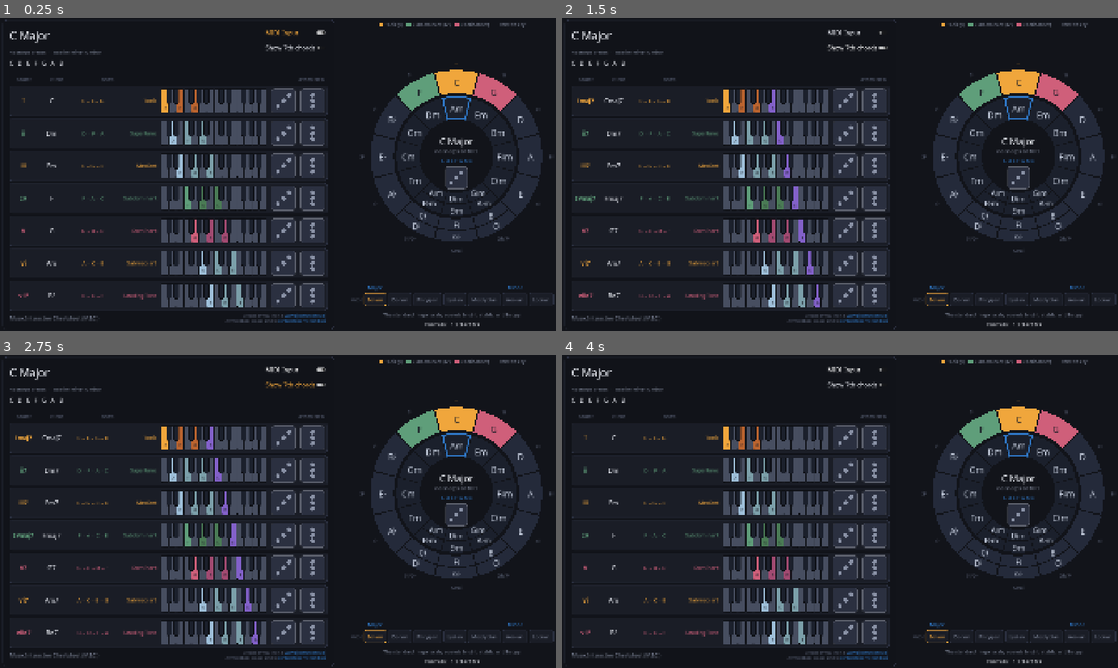
Above: before the commit, frames 1-4 (two rows, left to right).
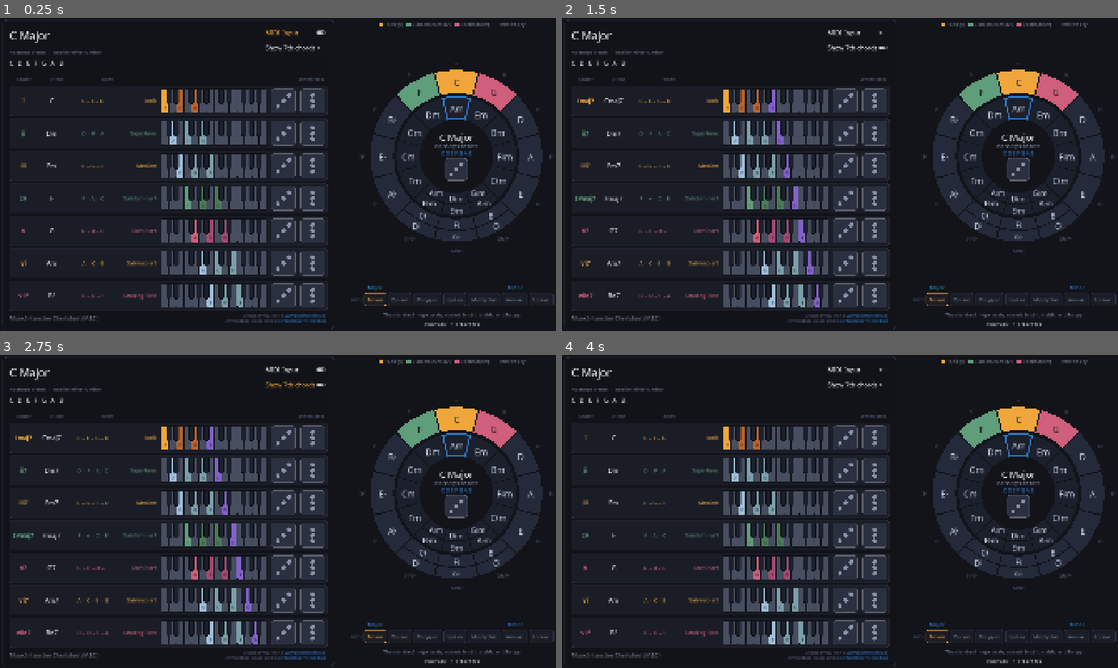
Above: after the commit, the same moments.

Repository: Square-Atom/mic
Game: Godot game, scene res://scenes/main.tscn
Two runs of this game, one before a commit and one after it. Both use one fixed random seed, a clock stepped at 60 frames per second and the inputs below.
Inputs:
- Up to frame 1 (0.25 s): no input
- Up to frame 2 (1.5 s): click "MIDI Input" at 0.5 s; click "Show 7th chords" at 1.25 s
- Up to frame 3 (2.75 s): click "MIDI Input" at 2 s
- Up to frame 4 (4 s): click "Show 7th chords" at 2.75 s; click "MIDI Input" at 3.5 s

The runs differ from the first frame. In frame 1, 0.6% of the frame differs, in the area x 78-86%, y 36-55%; in frame 2, 0.6%; in frame 3, 0.6%; in frame 4, 0.6%.

Commit message:
Lay the circle's readout out against the hole it sits in
The button was a fixed size and the three lines sat at fixed fractions,
which cannot be right for both orientations at once: the hole is 125px in
landscape and about 207 in a phone's full-width circle. Tuned for
landscape it left the readout marooned in the middle of a phone's circle;
tuned for the phone it would not have fitted landscape at all.

The block is measured now. It is centred in the hole, then pushed down if
the title would leave it - the title is the widest line and the one
nearest the top, where the circle has already closed in, so it is always
what runs out of room first. The button is a fraction of the hole.

On a phone that moves the title up 12px and takes the button from 76 to
126. In landscape it lands on 76 and a title within half a pixel of where
it already was, so nothing there moves.

Co-Authored-By: Claude Opus 5 <noreply@anthropic.com>

Diff:
--- a/scripts/ui/circle_of_fifths.gd
+++ b/scripts/ui/circle_of_fifths.gd
@@ -25,23 +25,18 @@
 ## too small to read would be a worse answer than one slightly too long.
 const SCALE_MIN_FONT := 8
 
-## The play-scale button. Sized to match the chord rows' buttons, since it is
-## the same control doing the same job, and placed below the scale line as a
-## fraction of the hole radius.
-const PLAY_BUTTON_SIZE := Vector2(76.0, 76.0)
-const PLAY_BUTTON_Y := 0.60
-
-## Where each line of the centre readout sits, as a fraction of the hole radius
-## from the middle; negative is upward.
-##
-## The three lines are packed into the upper half to leave the lower half to
-## the button. The tight case is landscape, where the hole is only 125px: a
-## 76px button's bottom corners have to stay inside that, and the title - 218px
-## at its widest, G# Mixolydian - has to stay inside it near the top, where the
-## circle is already narrowing.
-const READOUT_TITLE_Y := -0.44
-const READOUT_SIGNATURE_Y := -0.14
-const READOUT_SCALE_Y := 0.12
+## The play-scale button, measured against the hole rather than fixed. The hole
+## runs from 125px in landscape to about 207 in a full-width portrait circle, and
+## a single size cannot suit both: what fits landscape is lost in the middle of a
+## phone's circle, and what suits the phone will not fit landscape at all.
+const BUTTON_RATIO := 0.61
+const BUTTON_MIN := 44.0
+const BUTTON_MAX := 140.0
+
+## The space between the readout's lines, and the wider space above the button,
+## as fractions of the hole radius.
+const READOUT_GAP := 0.06
+const BUTTON_GAP := 0.08
 
 ## Circle size as a fraction of the square it is given. Under 1.0 so the chord
 ## panel can take the width back, and so there is slack to shift into.
@@ -129,11 +124,13 @@
 		segment.position = Vector2.ZERO
 		segment.size = size
 		segment.configure(_centre, inner, outer, start, start + SECTOR)
-	if _play_scale != null:
-		var hole := _radius * R_MINOR_INNER
-		_play_scale.size = PLAY_BUTTON_SIZE
-		_play_scale.position = _centre + Vector2(0.0, hole * PLAY_BUTTON_Y)
-		_play_scale.position -= PLAY_BUTTON_SIZE * 0.5
+	var font := get_theme_default_font()
+	if _play_scale != null and font != null:
+		var metrics := _readout_metrics(font, _radius * R_MINOR_INNER)
+		var side := float(metrics["button"])
+		_play_scale.size = Vector2(side, side)
+		_play_scale.position = _centre + Vector2(0.0, float(metrics["button_y"]))
+		_play_scale.position -= Vector2(side, side) * 0.5
 	queue_redraw()
 
 
@@ -282,25 +279,70 @@
 ## the single most useful thing to have in view while reading the chord list.
 func _draw_centre_readout(font: Font) -> void:
 	var key := AppState.selected_key
-	var hole := _radius * R_MINOR_INNER
+	var metrics := _readout_metrics(font, _radius * R_MINOR_INNER)
+	_draw_centred(font, key.display_name(), int(metrics["title_size"]),
+			_centre + Vector2(0.0, float(metrics["title_y"])), Palette.TEXT)
+	_draw_centred(font, MusicTheory.signature_text(key), int(metrics["body_size"]),
+			_centre + Vector2(0.0, float(metrics["signature_y"])), Palette.TEXT_DIM)
+	_draw_centred(font, str(metrics["scale_text"]), int(metrics["scale_size"]),
+			_centre + Vector2(0.0, float(metrics["scale_y"])), Palette.RELATIVE)
+
+
+## Where every part of the readout sits, worked out in one place so that the
+## text and the button cannot drift apart.
+##
+## The block is centred in the hole and then pushed down if the title would
+## leave it. The title is the widest line and the one nearest the top, where the
+## circle has already begun to close in, so it is always what runs out of room
+## first - G# Mixolydian is 218px at full size.
+##
+## Centring is what lets a large circle use its space. Fixed fractions left the
+## readout marooned in the middle of a phone's circle while sitting exactly on
+## the limit in landscape, so there was no single set of numbers to tune.
+func _readout_metrics(font: Font, hole: float) -> Dictionary:
+	var key := AppState.selected_key
+	var title := key.display_name()
 	var title_size := clampi(int(hole * 0.26), 12, 34)
 	var body_size := clampi(int(hole * 0.15), 9, 19)
 
-	_draw_centred(font, key.display_name(), title_size,
-			_centre + Vector2(0, hole * READOUT_TITLE_Y), Palette.TEXT)
-	_draw_centred(font, MusicTheory.signature_text(key), body_size,
-			_centre + Vector2(0, hole * READOUT_SIGNATURE_Y), Palette.TEXT_DIM)
-
-	# The scale reads as one line. Flat-heavy modes are far wider than sharp ones
-	# - C Locrian carries five flats - so the size is measured against the hole
-	# rather than assumed to fit.
+	# Flat-heavy modes are far wider than sharp ones - C Locrian carries five -
+	# so the scale line is measured against the hole rather than assumed to fit.
 	var spelled := PackedStringArray()
 	for note in MusicTheory.scale_notes(key):
 		spelled.append(note.display_name())
 	var scale_text := " ".join(spelled)
 	var scale_size := _fitted_size(font, scale_text, body_size, hole * SCALE_MAX_WIDTH)
-	_draw_centred(font, scale_text, scale_size,
-			_centre + Vector2(0, hole * READOUT_SCALE_Y), Palette.RELATIVE)
+
+	var button := clampf(hole * BUTTON_RATIO, BUTTON_MIN, BUTTON_MAX)
+	var gap := hole * READOUT_GAP
+	var button_gap := hole * BUTTON_GAP
+	var total := title_size + gap + body_size + gap + scale_size + button_gap + button
+
+	var top := -total * 0.5
+	# How high the title may sit before the closing circle clips its corners.
+	var half_title := font.get_string_size(
+			title, HORIZONTAL_ALIGNMENT_LEFT, -1, title_size).x * 0.5
+	if half_title < hole:
+		top = maxf(top, -sqrt(hole * hole - half_title * half_title))
+
+	var cursor := top
+	var title_y := cursor + title_size * 0.5
+	cursor += title_size + gap
+	var signature_y := cursor + body_size * 0.5
+	cursor += body_size + gap
+	var scale_y := cursor + scale_size * 0.5
+	cursor += scale_size + button_gap
+	return {
+		"title_size": title_size,
+		"body_size": body_size,
+		"scale_size": scale_size,
+		"scale_text": scale_text,
+		"button": button,
+		"title_y": title_y,
+		"signature_y": signature_y,
+		"scale_y": scale_y,
+		"button_y": cursor + button * 0.5,
+	}
 
 
 ## The largest size up to `max_size` at which `text` still fits `max_width`.
